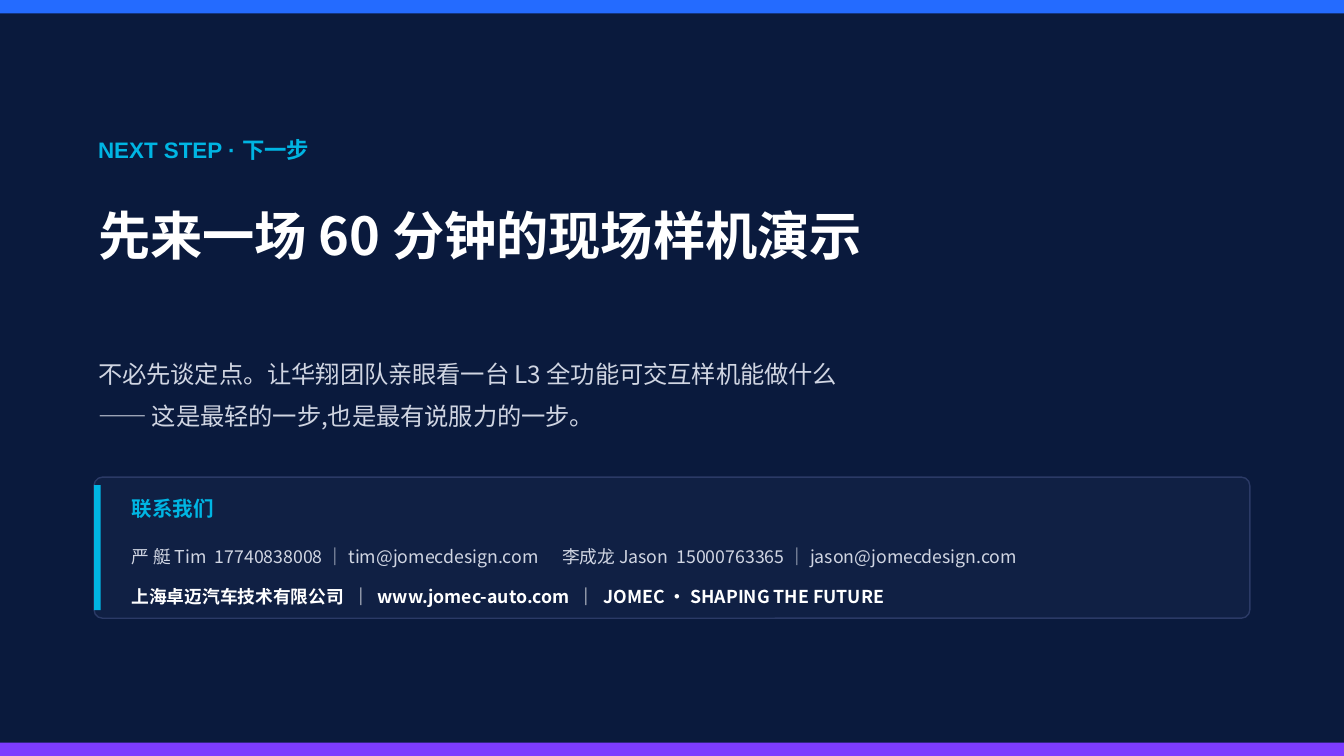
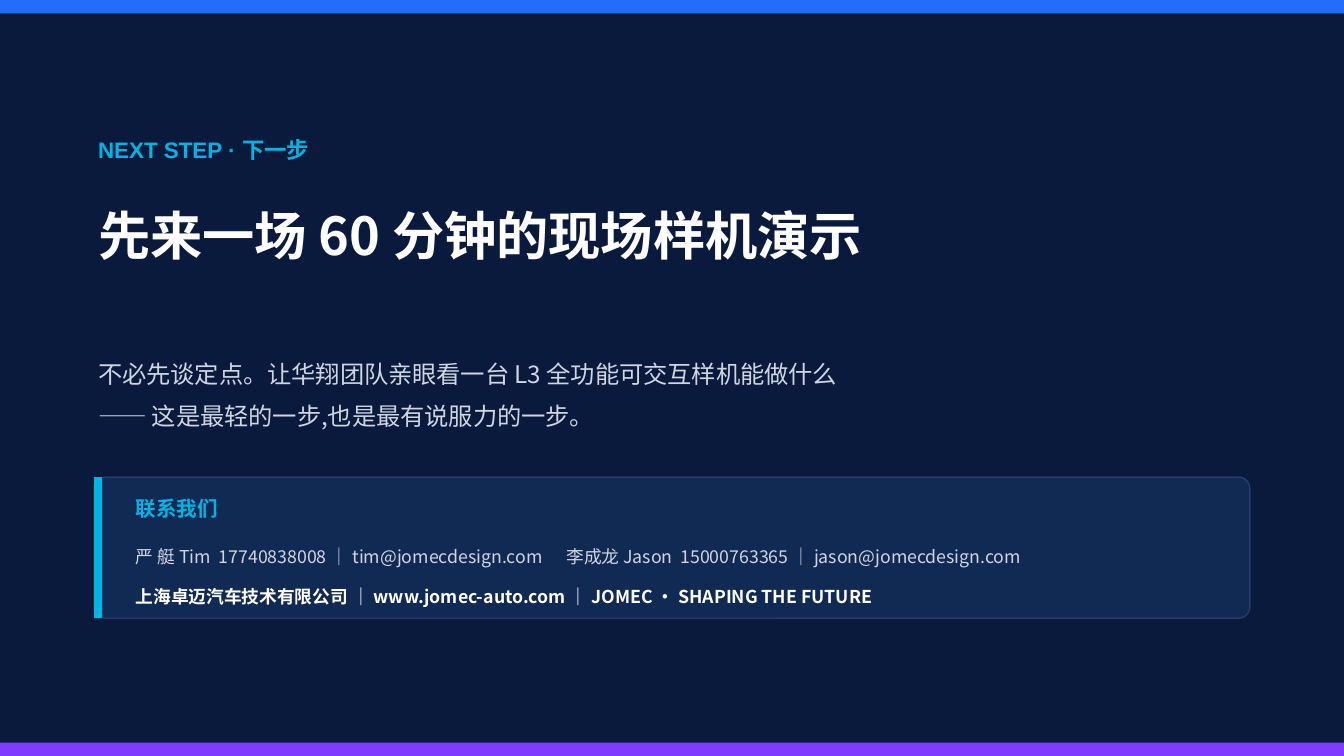
Before and after one commit to JOMECDESIGN/sales-proposal, a slide deck: slide 29 of NICE-智能座舱-售前方案-master-V2.pptx. Drawn at 1344x756 pixels with LibreOffice and Linux fonts; fonts in the diff are those of the drawing. Boxes give left, top, right and bottom in pixels: in the first picture for what was removed or moved away, otherwise in the second. Text is boxed around its words. In the diff, an @@ line names an element or a change of style, - is before the commit and + after.

```diff
--- a/NICE-智能座舱-售前方案-master-V2.pptx
+++ b/NICE-智能座舱-售前方案-master-V2.pptx
@@ rectangle: place and size @@
-rectangle at box(94, 485, 101, 610)
+rectangle at box(94, 477, 102, 618)
@@ rounded rectangle at box(94, 477, 1250, 618): fill #102044 to #112A54; proportions changed @@
@@ 3 texts: place and size @@
-3 texts at box(132, 498, 1017, 607)
+3 texts at box(136, 498, 1021, 607)
```
Also in this commit, not shown: 28 other slides changed.
